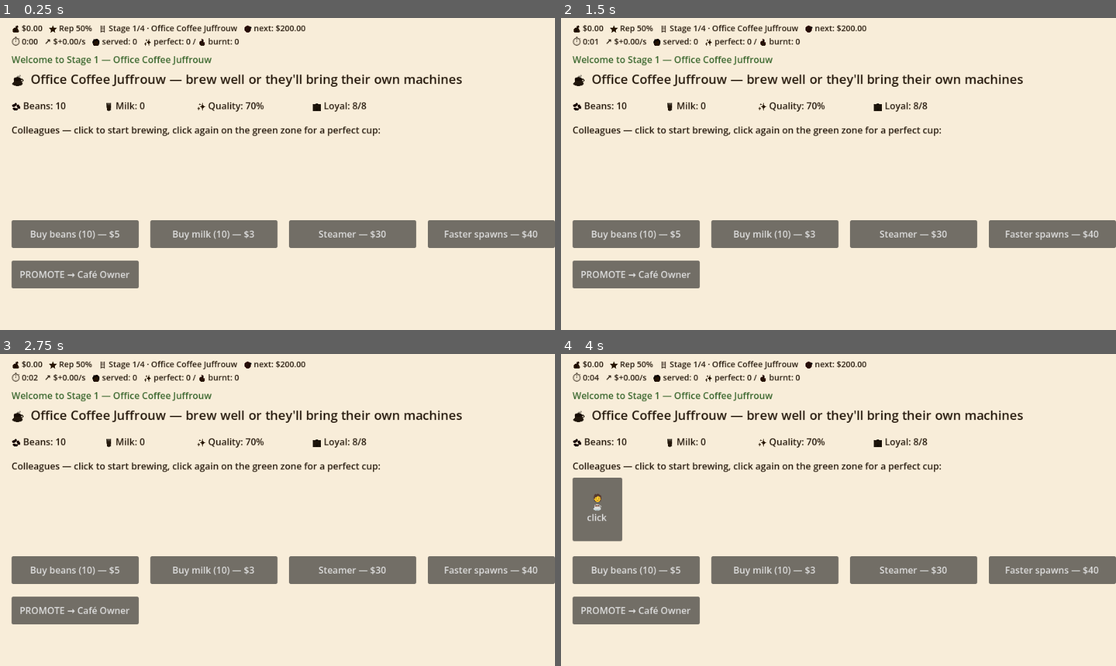
Above: before the commit, frames 1-4 (two rows, left to right).
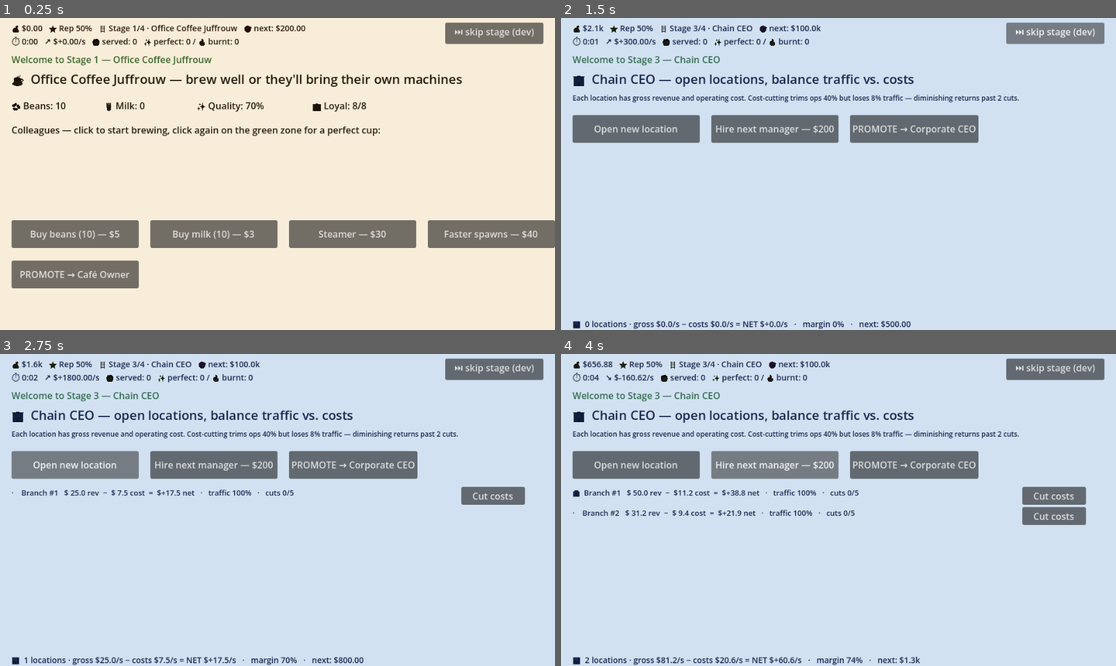
Above: after the commit, the same moments.

Repository: Bommelcode/marchyparchy
Game: Godot game, scene res://scenes/main.tscn
The game is run twice, just before and just after one commit, with the same random seed, the same clock (stepped at 60 frames per second) and the same inputs.
Inputs (mouse positions are in pixels of both pictures, inside the frame that each line leads up to):
- Up to frame 1 (0.25 s): no input
- Up to frame 2 (1.5 s): click (1054, 33) at 0.5 s, where only the run after the commit has a clickable "⏭ skip stage (dev)"; click (1054, 33) at 1.25 s, where only the run after the commit has a clickable "⏭ skip stage (dev)"
- Up to frame 3 (2.75 s): click (77, 466) at 2 s, where only the run after the commit has a clickable "Open new location"
- Up to frame 4 (4 s): click (638, 466) at 2.75 s, where only the run after the commit has a clickable "Open new location"; click (777, 466) at 3.5 s, where only the run after the commit has a clickable "Hire next manager — $200"

The runs differ from the first frame. In frame 1, 1.3% of the frame differs, in the area x 80-98%, y 1-9%; in frame 2, 100%; in frame 3, 100%, in the area x 0-100%, y 0-100%; in frame 4, 100%.

Commit message:
Expand Corporate CEO stage and add dev skip button
Stage 4 now models:
- Corporate staff with salary, morale, and layoff rounds with severance
- Wage negotiations: raise/cut, low-morale strike chance freezes income
- Bulk purchasing tiers (1k/10k/100k contracts) discount supplier overhead
- Cartel toggle: ×2 revenue + rising antitrust risk; fines bust the cartel
- All on top of existing marketing and stock buyback

Net revenue = stock × marketing × cartel − payroll − supplier overhead.
Strikes zero out gross while costs continue, so timing layoffs and
wage cuts becomes load-bearing.

Dev button top-right skips a stage and bumps balance — for iteration.

Diff:
--- a/scripts/main.gd
+++ b/scripts/main.gd
@@ -55,6 +55,21 @@
 # --- stage 4 (corporate) ---
 var stock_price: float = 100.0
 var marketing_level: int = 0
+var corporate_staff: int = 8
+var staff_salary: float = 25.0  # $/head/s base
+var morale: float = 0.7
+var bulk_tier: int = 0
+var cartel_active: bool = false
+var antitrust_risk: float = 0.0
+var strike_seconds: int = 0
+var layoff_cooldown: int = 0
+
+const BULK_TIERS: Array[Dictionary] = [
+	{"name": "no contracts",    "cost": 0.0,         "discount": 1.00},
+	{"name": "1k contracts",    "cost": 100_000.0,   "discount": 0.85},
+	{"name": "10k contracts",   "cost": 500_000.0,   "discount": 0.65},
+	{"name": "100k contracts",  "cost": 2_000_000.0, "discount": 0.40},
+]
 
 # --- constants ---
 const STAGE_NAMES: Array[String] = [
@@ -122,7 +137,10 @@
 var s3_rows: Array[Dictionary] = []  # [{info: Label, cut: Button}]
 var s3_status: Label
 var s4_status: Label
+var cartel_button: Button
+var bulk_button: Button
 var metrics_timer: Timer
+var dev_skip_button: Button
 
 
 func _ready() -> void:
@@ -143,9 +161,16 @@
 
 	hud_label = Label.new()
 	hud_label.position = Vector2(20, 8)
-	hud_label.size = Vector2(920, 50)
+	hud_label.size = Vector2(740, 50)
 	hud_label.add_theme_font_size_override("font_size", 14)
 	add_child(hud_label)
+
+	dev_skip_button = Button.new()
+	dev_skip_button.text = "⏭ skip stage (dev)"
+	dev_skip_button.position = Vector2(770, 8)
+	dev_skip_button.size = Vector2(170, 28)
+	dev_skip_button.pressed.connect(_dev_skip_stage)
+	add_child(dev_skip_button)
 
 	notif_label = Label.new()
 	notif_label.position = Vector2(20, 60)
@@ -199,6 +224,8 @@
 	s3_rows.clear()
 	s3_status = null
 	s4_status = null
+	cartel_button = null
+	bulk_button = null
 	spawn_timer.stop()
 	revenue_timer.stop()
 
@@ -227,6 +254,18 @@
 	current_rate = money - money_last_tick
 	money_last_tick = money
 	_refresh_hud()
+
+
+func _dev_skip_stage() -> void:
+	if stage >= 4:
+		money += 1_000_000.0
+		_notify("[dev] +$1M for stage 4 testing.")
+		_refresh_stage_4_ui()
+		_refresh_hud()
+		return
+	# fast-forward: bump money to comfortably enter the next stage
+	money = maxf(money, STAGE_GOALS[stage] + 100.0)
+	_enter_stage(stage + 1)
 
 
 func _notify(msg: String) -> void:
@@ -736,28 +775,38 @@
 #  STAGE 4 — Corporate CEO
 # ============================================================
 func _setup_stage_4() -> void:
-	_stage_title("💼  Corporate CEO — reach $10M to take Corporate Coffee public")
+	_stage_title("💼  Corporate CEO — payroll, suppliers, cartels. Reach $10M to IPO.")
 
 	var blurb: Label = Label.new()
-	blurb.text = "Stock price drifts each second. Marketing tilts the drift positive. Buyback boosts price."
-	blurb.position = Vector2(20, 50)
-	blurb.size = Vector2(920, 28)
+	blurb.text = "Holding company. Manage staff, negotiate wages, get bulk discounts, optionally form a cartel (risky)."
+	blurb.position = Vector2(20, 36)
+	blurb.size = Vector2(920, 22)
 	blurb.modulate = STAGE_FG[4]
+	blurb.add_theme_font_size_override("font_size", 12)
 	stage_view.add_child(blurb)
 
-	_make_stage_button("Marketing campaign — $1k", Vector2(20, 100), _buy_marketing)
-	_make_stage_button("Stock buyback — $5k", Vector2(260, 100), _buy_stock)
+	# Row 1 — capital actions
+	_make_stage_button("Marketing — $1k", Vector2(20, 66), _buy_marketing, Vector2(220, 42))
+	_make_stage_button("Buyback — $5k", Vector2(250, 66), _buy_stock, Vector2(220, 42))
+	cartel_button = _make_stage_button("Form cartel", Vector2(480, 66), _toggle_cartel, Vector2(220, 42))
+	_make_stage_button("Layoff round", Vector2(710, 66), _layoff_round, Vector2(220, 42))
+
+	# Row 2 — HR & sourcing
+	_make_stage_button("Hire 5 corp — $1k", Vector2(20, 116), _hire_corporate, Vector2(220, 42))
+	_make_stage_button("Raise wages +10%", Vector2(250, 116), _raise_wages, Vector2(220, 42))
+	_make_stage_button("Cut wages −10%", Vector2(480, 116), _cut_wages, Vector2(220, 42))
+	bulk_button = _make_stage_button("Bulk", Vector2(710, 116), _buy_bulk_tier, Vector2(220, 42))
 
 	s4_status = Label.new()
-	s4_status.position = Vector2(20, 180)
+	s4_status.position = Vector2(20, 175)
 	s4_status.size = Vector2(920, 280)
 	s4_status.modulate = STAGE_FG[4]
-	s4_status.add_theme_font_size_override("font_size", 16)
+	s4_status.add_theme_font_size_override("font_size", 14)
 	stage_view.add_child(s4_status)
 
 	revenue_timer.wait_time = 1.0
 	revenue_timer.start()
-	_update_s4_status()
+	_refresh_stage_4_ui()
 
 
 func _buy_marketing() -> void:
@@ -766,8 +815,8 @@
 		return
 	money -= 1000.0
 	marketing_level += 1
-	_refresh_hud()
-	_update_s4_status()
+	_refresh_stage_4_ui()
+	_refresh_hud()
 
 
 func _buy_stock() -> void:
@@ -776,19 +825,158 @@
 		return
 	money -= 5000.0
 	stock_price += 5.0
-	_refresh_hud()
-	_update_s4_status()
-
-
-func _update_s4_status() -> void:
+	_refresh_stage_4_ui()
+	_refresh_hud()
+
+
+func _hire_corporate() -> void:
+	if money < 1000.0:
+		_notify("Need $1000 to hire 5 corporate staff.")
+		return
+	money -= 1000.0
+	corporate_staff += 5
+	morale = clampf(morale + 0.05, 0.0, 1.0)
+	_notify("+5 corporate staff hired.")
+	_refresh_stage_4_ui()
+	_refresh_hud()
+
+
+func _raise_wages() -> void:
+	staff_salary *= 1.10
+	morale = clampf(morale + 0.10, 0.0, 1.0)
+	_notify("Wages raised 10%. Morale up.")
+	_refresh_stage_4_ui()
+	_refresh_hud()
+
+
+func _cut_wages() -> void:
+	staff_salary = maxf(staff_salary * 0.90, 5.0)
+	morale = clampf(morale - 0.15, 0.0, 1.0)
+	if morale < 0.30 and randf() < 0.5 and strike_seconds == 0:
+		strike_seconds = 30
+		_notify("⚠  STRIKE — staff walked out. No income for 30s.")
+	else:
+		_notify("Wages cut 10%. Morale dropped.")
+	_refresh_stage_4_ui()
+	_refresh_hud()
+
+
+func _layoff_round() -> void:
+	if corporate_staff <= 2:
+		_notify("Staff already minimal — can't lay off more.")
+		return
+	if layoff_cooldown > 0:
+		_notify("Last layoff impact still settling — wait %ds." % layoff_cooldown)
+		return
+	var cut_count: int = maxi(int(float(corporate_staff) * 0.30), 1)
+	var severance: float = float(cut_count) * staff_salary * 5.0
+	if money < severance:
+		_notify("Need $%s for severance." % _fmt_money(severance))
+		return
+	money -= severance
+	corporate_staff -= cut_count
+	morale = clampf(morale - 0.20, 0.0, 1.0)
+	layoff_cooldown = 60
+	_notify("Laid off %d. Severance $%s. Morale −20." % [cut_count, _fmt_money(severance)])
+	_refresh_stage_4_ui()
+	_refresh_hud()
+
+
+func _toggle_cartel() -> void:
+	cartel_active = not cartel_active
+	if cartel_active:
+		_notify("⚠  Cartel formed — revenue ×2, antitrust risk rising.")
+	else:
+		_notify("Cartel dissolved. Risk decays.")
+	_refresh_stage_4_ui()
+
+
+func _buy_bulk_tier() -> void:
+	var next_tier: int = bulk_tier + 1
+	if next_tier >= BULK_TIERS.size():
+		_notify("Already at the top bulk tier.")
+		return
+	var cost: float = float(BULK_TIERS[next_tier]["cost"])
+	if money < cost:
+		_notify("Need $%s for %s." % [_fmt_money(cost), String(BULK_TIERS[next_tier]["name"])])
+		return
+	money -= cost
+	bulk_tier = next_tier
+	_notify("Upgraded to %s — supplier overhead × %.2f." % [
+		String(BULK_TIERS[bulk_tier]["name"]), float(BULK_TIERS[bulk_tier]["discount"]),
+	])
+	_refresh_stage_4_ui()
+	_refresh_hud()
+
+
+func _stage_4_payroll() -> float:
+	# low morale increases cost (overtime, replacements)
+	var morale_factor: float = 1.0 + maxf(0.0, 0.7 - morale) * 0.6
+	return float(corporate_staff) * staff_salary * morale_factor
+
+
+func _stage_4_supplier_overhead() -> float:
+	# overhead scales with chain size, reduced by bulk tier
+	var base: float = 50.0 + float(locations.size()) * 30.0
+	return base * float(BULK_TIERS[bulk_tier]["discount"])
+
+
+func _stage_4_gross_revenue() -> float:
+	if strike_seconds > 0:
+		return 0.0
+	var marketing_boost: float = 1.0 + float(marketing_level) * 0.15
+	var cartel_mult: float = 2.0 if cartel_active else 1.0
+	return stock_price * 100.0 * marketing_boost * cartel_mult
+
+
+func _stage_4_net_revenue() -> float:
+	return _stage_4_gross_revenue() - _stage_4_payroll() - _stage_4_supplier_overhead()
+
+
+func _refresh_stage_4_ui() -> void:
+	if cartel_button != null:
+		cartel_button.text = "Break cartel" if cartel_active else "Form cartel"
+	if bulk_button != null:
+		var nt: int = bulk_tier + 1
+		if nt < BULK_TIERS.size():
+			bulk_button.text = "Buy %s — $%s" % [
+				String(BULK_TIERS[nt]["name"]),
+				_fmt_money(float(BULK_TIERS[nt]["cost"])),
+			]
+			bulk_button.disabled = false
+		else:
+			bulk_button.text = "Bulk maxed (×0.40)"
+			bulk_button.disabled = true
 	if s4_status == null:
 		return
-	var rev_per_sec: float = stock_price * 100.0
-	s4_status.text = "Stock price:     $%.2f\nMarketing level: %d\nRevenue:         $%s / sec\n\nGoal: $10M" % [
-		stock_price, marketing_level, _fmt_money(rev_per_sec),
-	]
+	var lines: Array[String] = []
+	lines.append("📈  Stock $%.2f   Marketing lv %d   Gross $%s/s   Net $%+s/s" % [
+		stock_price, marketing_level,
+		_fmt_money(_stage_4_gross_revenue()),
+		_fmt_money(_stage_4_net_revenue()),
+	])
+	lines.append("👥  Staff: %d heads   Salary: $%.1f/head/s   Morale: %d%%   Payroll: $%s/s" % [
+		corporate_staff, staff_salary, int(morale * 100.0), _fmt_money(_stage_4_payroll()),
+	])
+	lines.append("📦  Bulk: %s (×%.2f)   Supplier overhead: $%s/s" % [
+		String(BULK_TIERS[bulk_tier]["name"]),
+		float(BULK_TIERS[bulk_tier]["discount"]),
+		_fmt_money(_stage_4_supplier_overhead()),
+	])
+	if cartel_active:
+		lines.append("⚖  Cartel ACTIVE — antitrust risk: %d%%" % int(antitrust_risk * 100.0))
+	else:
+		lines.append("⚖  Cartel: off (risk decaying: %d%%)" % int(antitrust_risk * 100.0))
+	if strike_seconds > 0:
+		lines.append("🚨  STRIKE — %ds remaining (no revenue, payroll & overhead still due)" % strike_seconds)
+	if layoff_cooldown > 0:
+		lines.append("⏳  Layoff impact decaying — %ds" % layoff_cooldown)
+	lines.append("")
+	lines.append("🎯  Goal: $10M to IPO")
 	if won:
-		s4_status.text += "\n\n🏆  Corporate Coffee Inc. — IPO complete. You won."
+		lines.append("")
+		lines.append("🏆  Corporate Coffee Inc. is public. You won.")
+	s4_status.text = "\n".join(lines)
 
 
 # ============================================================
@@ -816,11 +1004,30 @@
 			money += total_rev - total_cost
 			_refresh_stage_3_ui()
 		4:
+			if strike_seconds > 0:
+				strike_seconds -= 1
+			if layoff_cooldown > 0:
+				layoff_cooldown -= 1
 			var drift: float = randf_range(-2.0, 2.0) + float(marketing_level) * 0.6
+			if cartel_active:
+				drift += 1.2
 			stock_price = maxf(stock_price + drift, 1.0)
-			money += stock_price * 100.0
+			# antitrust risk dynamics
+			if cartel_active:
+				antitrust_risk = clampf(antitrust_risk + 0.006, 0.0, 1.0)
+				if randf() < antitrust_risk * 0.025:
+					var fine: float = 1_000_000.0 + stock_price * 100.0
+					money -= fine
+					cartel_active = false
+					antitrust_risk = 0.0
+					_notify("⚖  ANTITRUST FINE — $%s. Cartel busted." % _fmt_money(fine))
+			else:
+				antitrust_risk = clampf(antitrust_risk - 0.012, 0.0, 1.0)
+			# slow morale recovery
+			morale = clampf(morale + 0.005, 0.0, 1.0)
+			money += _stage_4_net_revenue()
 			_check_win()
-			_update_s4_status()
+			_refresh_stage_4_ui()
 	_refresh_hud()
 
 
Not shown, changed: README.md
